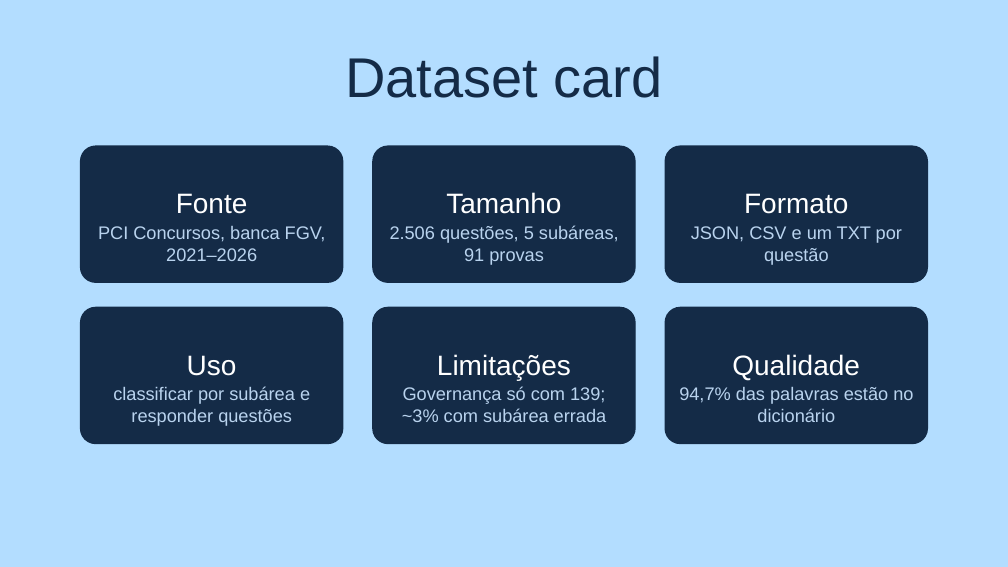
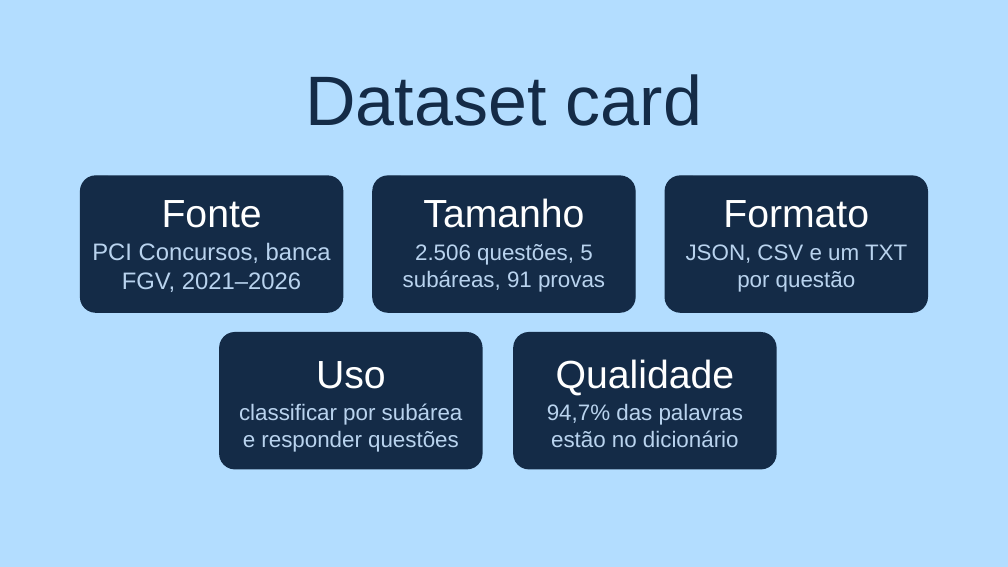
Before and after one commit to barbaradasilvadapper/T1-PLN, a slide deck: slide 10 of entregaveis/Trabalho1_PLN.pptx. Drawn at 1008x567 pixels with LibreOffice and Linux fonts; fonts in the diff are those of the drawing. Boxes give left, top, right and bottom in pixels: in the first picture for what was removed or moved away, otherwise in the second. Text is boxed around its words. In the diff, an @@ line names an element or a change of style, - is before the commit and + after.

```diff
--- a/entregaveis/Trabalho1_PLN.pptx
+++ b/entregaveis/Trabalho1_PLN.pptx
@@ text "Dataset card": place and size @@
-text "Dataset card" at [345,56,663,98]
+text "Dataset card" at [305,74,702,126]
@@ text "Dataset card" at [305,74,702,126]: size 40 to 50 pt @@
@@ 3 rounded rectangles: place and size @@
-3 rounded rectangles at [81,146,927,282]
+3 rounded rectangles at [81,176,927,312]
@@ text "PCI Concursos, banca FGV, 2021–2026": place and size @@
-text "PCI Concursos, banca FGV, 2021–2026" at [98,226,326,261]
+text "PCI Concursos, banca FGV, 2021–2026" at [92,242,331,292]
@@ text "PCI Concursos, banca FGV, 2021–2026" at [92,242,331,292]: size 13 to 17 pt @@
@@ text "2.506 questões, 5 subáreas, 91 ...": place and size @@
-text "2.506 questões, 5 subáreas, 91 ..." at [390,225,619,265]
+text "2.506 questões, 5 subáreas, 91 ..." at [403,244,605,292]
@@ text "JSON, CSV e um TXT ...": place and size @@
-text "JSON, CSV e um TXT ..." at [691,226,902,265]
+text "JSON, CSV e um TXT ..." at [686,244,907,292]
@@ rounded rectangle removed at [665,307,927,444] @@
@@ rounded rectangle: place and size @@
-rounded rectangle at [81,307,343,444]
+rounded rectangle at [220,333,482,469]
@@ text "Uso": place and size @@
-text "Uso" at [187,355,237,376]
+text "Uso" at [316,361,386,389]
@@ text removed at [437,354,571,380] @@
-Limitações
@@ rounded rectangle: place and size @@
-rounded rectangle at [373,307,635,444]
+rounded rectangle at [514,333,776,469]
@@ size 20 to 28 pt in 5 elements at [162,200,262,228], [423,198,584,228], [723,200,869,228], [316,361,386,389], [556,359,735,396] @@
@@ text "Qualidade": place and size @@
-text "Qualidade" at [732,354,860,380]
+text "Qualidade" at [556,359,735,396]
@@ text removed at [402,386,607,422] @@
-Governança só com 139; ~3% com subárea errada
@@ text "classificar por subárea e responder ...": place and size @@
-text "classificar por subárea e responder ..." at [113,386,310,426]
+text "classificar por subárea e responder ..." at [239,403,463,452]
@@ size 13 to 16 pt in 4 elements at [403,244,605,292], [686,244,907,292], [239,403,463,452], [547,404,743,447] @@
@@ text "94,7% das palavras estão no ...": place and size @@
-text "94,7% das palavras estão no ..." at [679,387,913,422]
+text "94,7% das palavras estão no ..." at [547,404,743,447]
```
Also in this commit, not shown: 15 other slides changed, 3 slides added, 3 slides removed, 3 other files.
